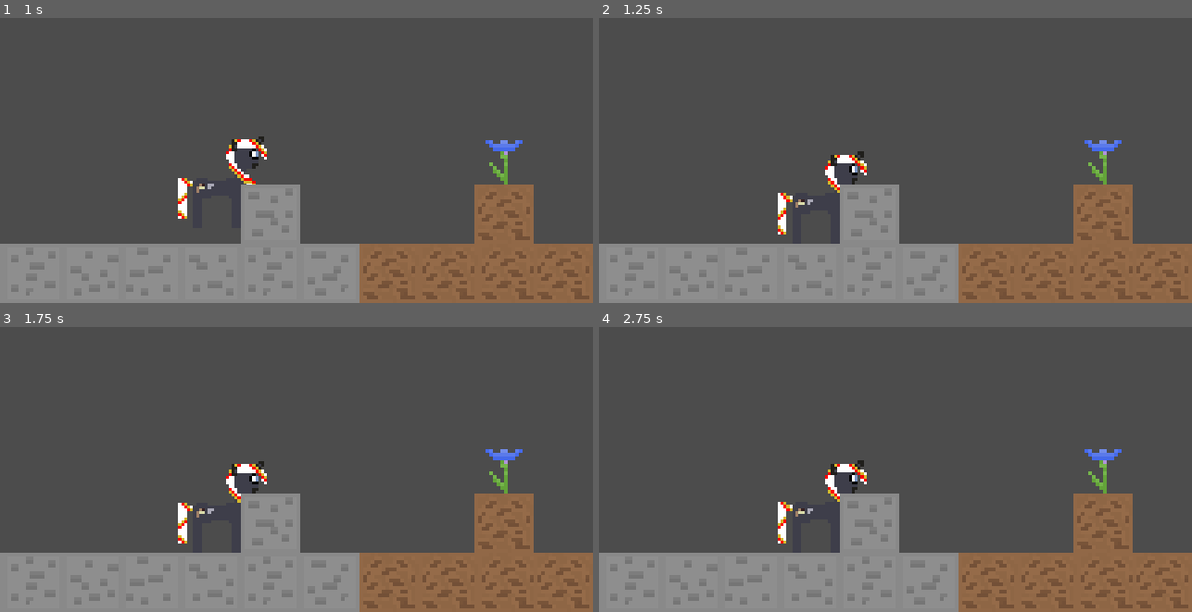
Above: before the commit, frames 1-4 (two rows, left to right).
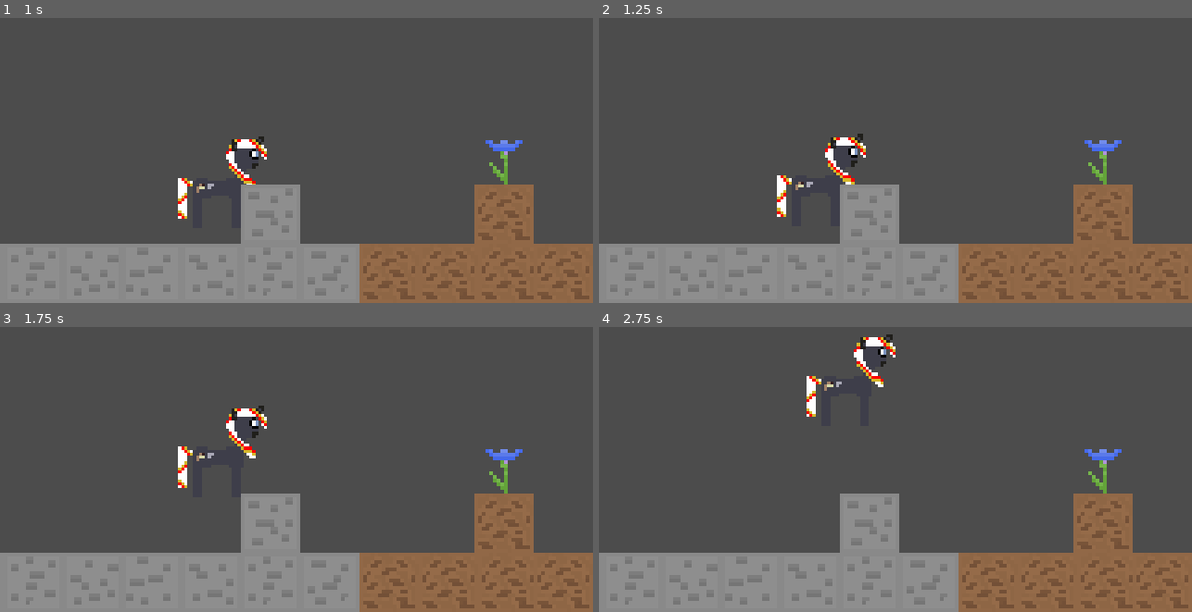
Above: after the commit, the same moments.

Repository: SilkRose/Roll-Pony-Game
Game: Godot game, scene res://World.tscn
Two runs of this game, one before a commit and one after it. Both use one fixed random seed, a clock stepped at 60 frames per second and the inputs below.
Inputs:
- Up to frame 1 (1 s): hold Right (ui_right) from 0.53 s (still down); hold Space (jump, bound only after the commit) from 0.53 s (still down)
- Up to frame 2 (1.25 s): keep holding Right (ui_right); keep holding Space (jump, bound only after the commit)
- Up to frame 3 (1.75 s): release Right (ui_right) at 1.28 s; release Space (jump, bound only after the commit) at 1.28 s; hold Down (ui_down) from 1.28 s (still down); tap Space (jump, bound only after the commit) at 1.35, 1.52 s
- Up to frame 4 (2.75 s): tap Space (jump, bound only after the commit) at 1.82 s; release Down (ui_down) at 2.03 s; hold Right (ui_right) from 2.03 s (still down); hold Space (jump, bound only after the commit) from 2.03 s (still down)

Frame 1 is identical in both runs. In frame 2, 1.2% of the frame differs, in the area x 30-46%, y 40-76%; in frame 3, 1.5%, in the area x 30-45%, y 27-76%; in frame 4, 1.5%.

Commit message:
Add basic jumping and controls

Diff:
--- /dev/null
+++ b/Actor.gd
@@ -0,0 +1,29 @@
+extends KinematicBody2D
+
+var remainder = Vector2.ZERO
+
+func move_x(amount):
+	remainder.x += amount
+	var move = round(remainder.x)
+	if (move != 0):
+		remainder.x -= move
+		move_x_exact(move)
+
+func move_x_exact(amount):
+	var step = sign(amount)
+	while (amount != 0):
+		global_position.x += step
+		amount -= step
+
+func move_y(amount):
+	remainder.y += amount
+	var move = round(remainder.y)
+	if (move != 0):
+		remainder.y -= move
+		move_y_exact(move)
+
+func move_y_exact(amount):
+	var step = sign(amount)
+	while (amount != 0):
+		global_position.y += step
+		amount -= step
--- a/Player.gd
+++ b/Player.gd
@@ -6,6 +6,9 @@
 var velocity = Vector2.ZERO
 var gravity = 1000
 var max_fall_speed = 20
+var jump_force = -160
+var jump_hold = 0.2
+var local_hold = 0
 onready var sprite = $Playerx32
 
 func _physics_process(delta):
@@ -15,6 +18,20 @@
 	#input_vector = input_vector.normalized()
 	var direction = sign(Input.get_action_strength("ui_right") - Input.get_action_strength("ui_left"))
 
+	var jumping = Input.is_action_pressed("jump")
+	var on_ground = velocity.y == 0
+	if on_ground && jumping:
+		velocity.y = jump_force
+		local_hold = jump_hold
+	elif local_hold > 0:
+		if jumping:
+			velocity.y = jump_force
+		else:
+			local_hold = 0
+
+	local_hold -= delta
+
+	print(velocity.y, on_ground)
 	if direction > 0:
 		sprite.flip_h = false
 		$CollisionPolygon2D.scale.x = 0.8
--- a/project.godot
+++ b/project.godot
@@ -47,6 +47,42 @@
 "svg/scale": 1.0
 }
 
+[input]
+
+ui_left={
+"deadzone": 0.5,
+"events": [ Object(InputEventKey,"resource_local_to_scene":false,"resource_name":"","device":0,"alt":false,"shift":false,"control":false,"meta":false,"command":false,"pressed":false,"scancode":16777231,"physical_scancode":0,"unicode":0,"echo":false,"script":null)
+, Object(InputEventJoypadButton,"resource_local_to_scene":false,"resource_name":"","device":0,"button_index":14,"pressure":0.0,"pressed":false,"script":null)
+, Object(InputEventKey,"resource_local_to_scene":false,"resource_name":"","device":0,"alt":false,"shift":false,"control":false,"meta":false,"command":false,"pressed":false,"scancode":65,"physical_scancode":0,"unicode":0,"echo":false,"script":null)
+ ]
+}
+ui_right={
+"deadzone": 0.5,
+"events": [ Object(InputEventKey,"resource_local_to_scene":false,"resource_name":"","device":0,"alt":false,"shift":false,"control":false,"meta":false,"command":false,"pressed":false,"scancode":16777233,"physical_scancode":0,"unicode":0,"echo":false,"script":null)
+, Object(InputEventJoypadButton,"resource_local_to_scene":false,"resource_name":"","device":0,"button_index":15,"pressure":0.0,"pressed":false,"script":null)
+, Object(InputEventKey,"resource_local_to_scene":false,"resource_name":"","device":0,"alt":false,"shift":false,"control":false,"meta":false,"command":false,"pressed":false,"scancode":68,"physical_scancode":0,"unicode":0,"echo":false,"script":null)
+ ]
+}
+ui_up={
+"deadzone": 0.5,
+"events": [ Object(InputEventKey,"resource_local_to_scene":false,"resource_name":"","device":0,"alt":false,"shift":false,"control":false,"meta":false,"command":false,"pressed":false,"scancode":16777232,"physical_scancode":0,"unicode":0,"echo":false,"script":null)
+, Object(InputEventJoypadButton,"resource_local_to_scene":false,"resource_name":"","device":0,"button_index":12,"pressure":0.0,"pressed":false,"script":null)
+, Object(InputEventKey,"resource_local_to_scene":false,"resource_name":"","device":0,"alt":false,"shift":false,"control":false,"meta":false,"command":false,"pressed":false,"scancode":87,"physical_scancode":0,"unicode":0,"echo":false,"script":null)
+ ]
+}
+ui_down={
+"deadzone": 0.5,
+"events": [ Object(InputEventKey,"resource_local_to_scene":false,"resource_name":"","device":0,"alt":false,"shift":false,"control":false,"meta":false,"command":false,"pressed":false,"scancode":16777234,"physical_scancode":0,"unicode":0,"echo":false,"script":null)
+, Object(InputEventJoypadButton,"resource_local_to_scene":false,"resource_name":"","device":0,"button_index":13,"pressure":0.0,"pressed":false,"script":null)
+, Object(InputEventKey,"resource_local_to_scene":false,"resource_name":"","device":0,"alt":false,"shift":false,"control":false,"meta":false,"command":false,"pressed":false,"scancode":83,"physical_scancode":0,"unicode":0,"echo":false,"script":null)
+ ]
+}
+jump={
+"deadzone": 0.5,
+"events": [ Object(InputEventKey,"resource_local_to_scene":false,"resource_name":"","device":0,"alt":false,"shift":false,"control":false,"meta":false,"command":false,"pressed":false,"scancode":32,"physical_scancode":0,"unicode":0,"echo":false,"script":null)
+ ]
+}
+
 [physics]
 
 common/enable_pause_aware_picking=true
